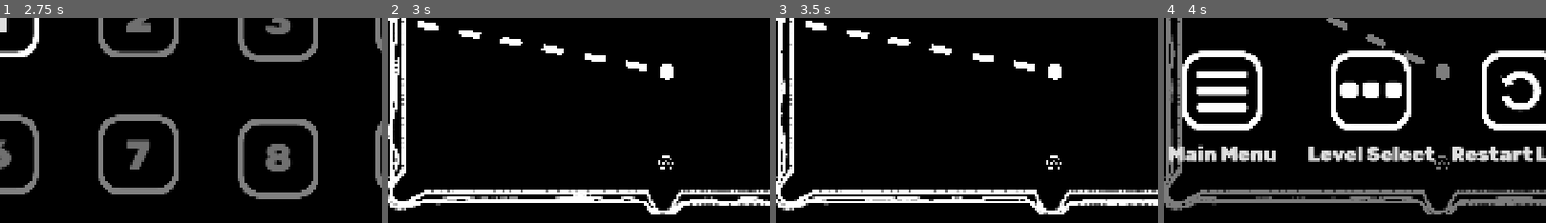
Above: before the commit, frames 1-4 (left to right).
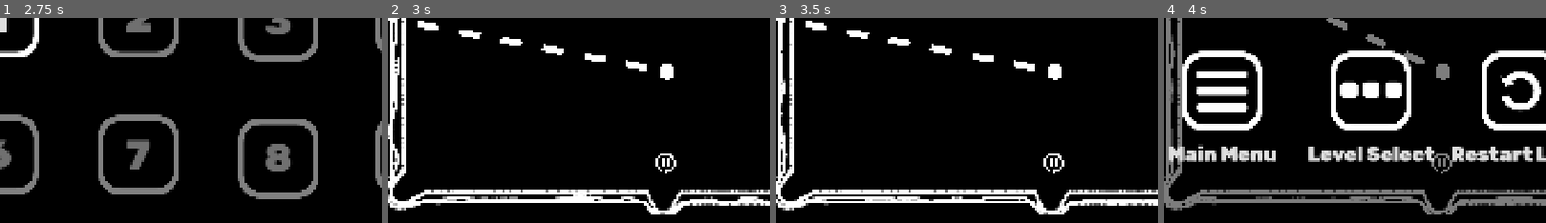
Above: after the commit, the same moments.

Repository: Muirotidua/IMGD1001-Project
Game: Godot game, scene res://scenes/splash_screen.tscn
Two runs of this game, one before a commit and one after it. Both use one fixed random seed, a clock stepped at 60 frames per second and the inputs below.
Inputs (mouse positions are % of the whole screen's width and height, from its top left):
- Up to frame 1 (2.75 s): move the mouse to (72, 46) at 0.52 s; hold Space (ball_hit) 0.53-1.25 s; click (90, 68) at 1.25 s; click (90, 68) at 2 s
- Up to frame 2 (3 s): click "1" at 2.75 s
- Up to frame 3 (3.5 s): no input
- Up to frame 4 (4 s): click (2, 4) at 3.5 s
The pictures show only the part of the screen within x 14-64%, y 32-82%; the shares and areas given below are measured in that part.

Frame 1 is identical in both runs. In frame 2, 0.3% of the frame differs, in the area x 70-76%, y 66-76%; in frame 3, 0.3%; in frame 4, 0.3%.

Commit message:
8ball art implem.

Diff:
--- a/scenes/eight_ball.tscn
+++ b/scenes/eight_ball.tscn
@@ -1,14 +1,22 @@
-[gd_scene load_steps=6 format=3 uid="uid://ci5cown6qsyjp"]
+[gd_scene load_steps=8 format=3 uid="uid://ci5cown6qsyjp"]
 
 [ext_resource type="PhysicsMaterial" uid="uid://cnfo7swlk8npp" path="res://scenes/ball_physics_material.tres" id="1_712ic"]
 [ext_resource type="Script" uid="uid://cil2w44gkmxcp" path="res://scripts/eight_ball.gd" id="2_712ic"]
-[ext_resource type="Texture2D" uid="uid://ddp7m0ktqrbjc" path="res://visuals/ball/EightBall.png" id="3_4sh07"]
+[ext_resource type="Texture2D" uid="uid://br2qjvu441jhi" path="res://visuals/ball/8ball/Untitled-1-Recovered-Recovered_0001_Layer-12-copy-2.png" id="3_jl446"]
+[ext_resource type="Texture2D" uid="uid://dfasssg4e3qqu" path="res://visuals/ball/8ball/Untitled-1-Recovered-Recovered_0002_Layer-12-copy.png" id="4_h6wdm"]
+[ext_resource type="Texture2D" uid="uid://cg5x3j1xn1i3i" path="res://visuals/ball/8ball/Untitled-1-Recovered-Recovered_0003_Layer-12.png" id="5_os32q"]
 
 [sub_resource type="SpriteFrames" id="SpriteFrames_712ic"]
 animations = [{
 "frames": [{
 "duration": 1.0,
-"texture": ExtResource("3_4sh07")
+"texture": ExtResource("3_jl446")
+}, {
+"duration": 1.0,
+"texture": ExtResource("4_h6wdm")
+}, {
+"duration": 1.0,
+"texture": ExtResource("5_os32q")
 }],
 "loop": true,
 "name": &"default",
@@ -27,9 +35,11 @@
 metadata/_custom_type_script = "uid://bu48frm47bqx2"
 
 [node name="EightBall" type="AnimatedSprite2D" parent="."]
-position = Vector2(-4.7683716e-07, -9.536743e-07)
-scale = Vector2(0.067, 0.067)
+position = Vector2(-5.364418e-07, 2.0861626e-06)
+scale = Vector2(0.046242774, 0.047337286)
 sprite_frames = SubResource("SpriteFrames_712ic")
+autoplay = "default"
+frame_progress = 0.6833113
 
 [node name="CollisionShape2D" type="CollisionShape2D" parent="."]
 position = Vector2(1.5258788e-05, 3.814697e-06)
Binary file added: visuals/ball/8ball/Untitled-1-Recovered-Recovered_0001_Layer-12-copy-2.png
Not shown, added: visuals/ball/8ball/Untitled-1-Recovered-Recovered_0001_Layer-12-copy-2.png.import
Binary file added: visuals/ball/8ball/Untitled-1-Recovered-Recovered_0002_Layer-12-copy.png
Not shown, added: visuals/ball/8ball/Untitled-1-Recovered-Recovered_0002_Layer-12-copy.png.import
Binary file added: visuals/ball/8ball/Untitled-1-Recovered-Recovered_0003_Layer-12.png
Not shown, added: visuals/ball/8ball/Untitled-1-Recovered-Recovered_0003_Layer-12.png.import
Binary file added: visuals/ball/8ball/Untitled-1-Recovered-Recovered_0005_Layer-0.png
Not shown, added: visuals/ball/8ball/Untitled-1-Recovered-Recovered_0005_Layer-0.png.import
